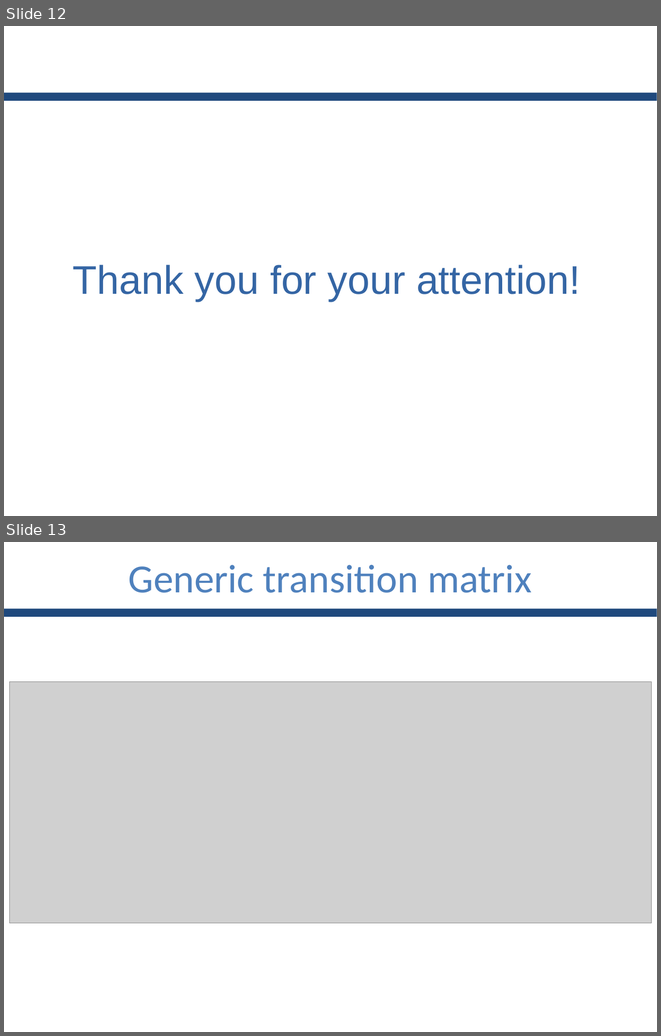
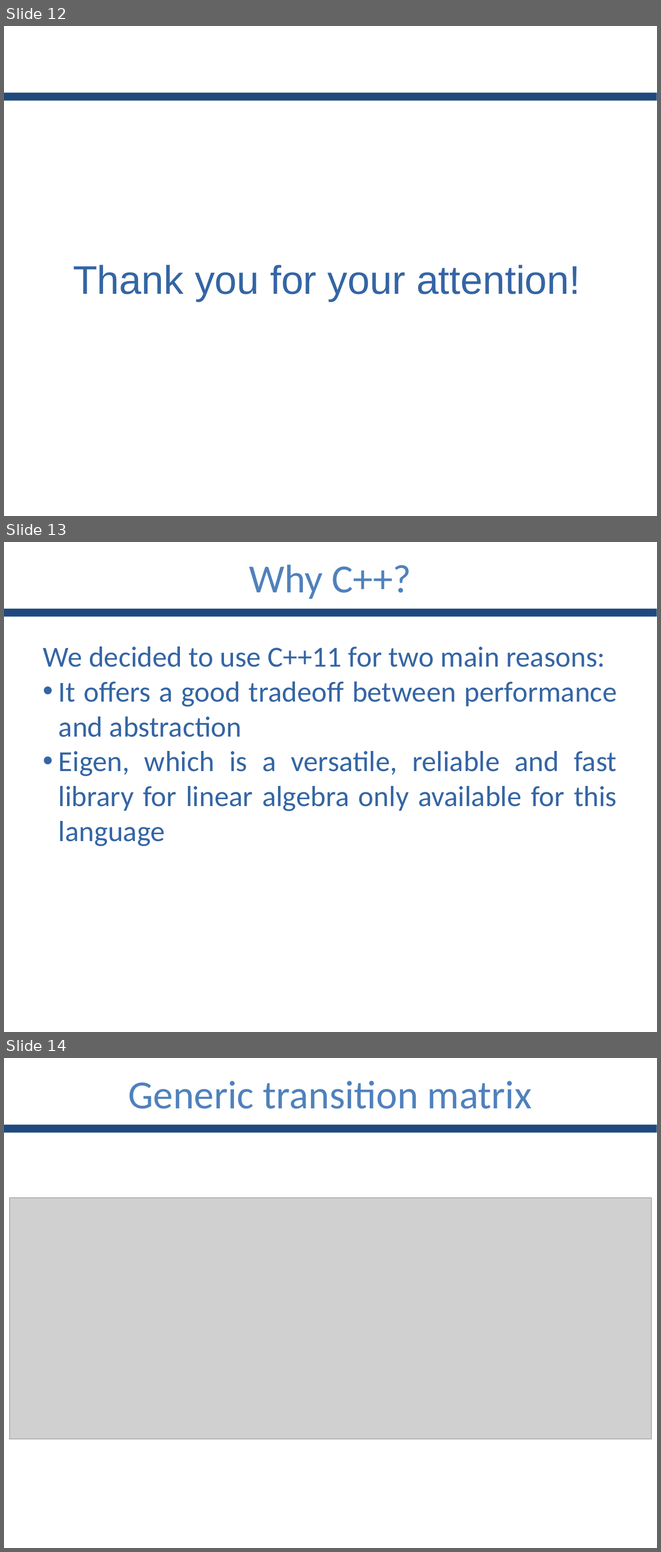
Before and after one commit to GianlucaBortoli/bachelorThesis, a slide deck: slides/slides.pptx. Shown one above the other, each under a label of ours: slides 12 and 13 before the commit, slides 12, 13 and 14 after it. The pictures are 661x1036 and 661x1552 pixels, drawn with LibreOffice and Linux fonts; fonts in the diff are those of the drawing; grey boxes stand for pictures. Boxes give left, top, right and bottom in pixels: in the first picture for what was removed or moved away, otherwise in the second. Text is boxed around its words. In the diff, an @@ line names an element or a change of style, - is before the commit and + after.

```diff
--- a/slides/slides.pptx
+++ b/slides/slides.pptx
@@ slide 13 added at [4,542,657,1032], background #FFFFFF; not listed: 1 template element that a slide beside it also shows @@
@@ text added at [249,564,411,599], 44 pt, text #4F81BD @@
+Why C++?
@@ text added at [43,646,617,846], 32 pt, text #3465A4 @@
+We decided to use C++11 for two main reasons:
+• It offers a good tradeoff between performance and abstraction
+• Eigen, which is a versatile, reliable and fast library for linear algebra only available for this language
@@ what was slide 13 is now slide 14 @@
```
Also in this commit, not shown: 2 slides changed.
